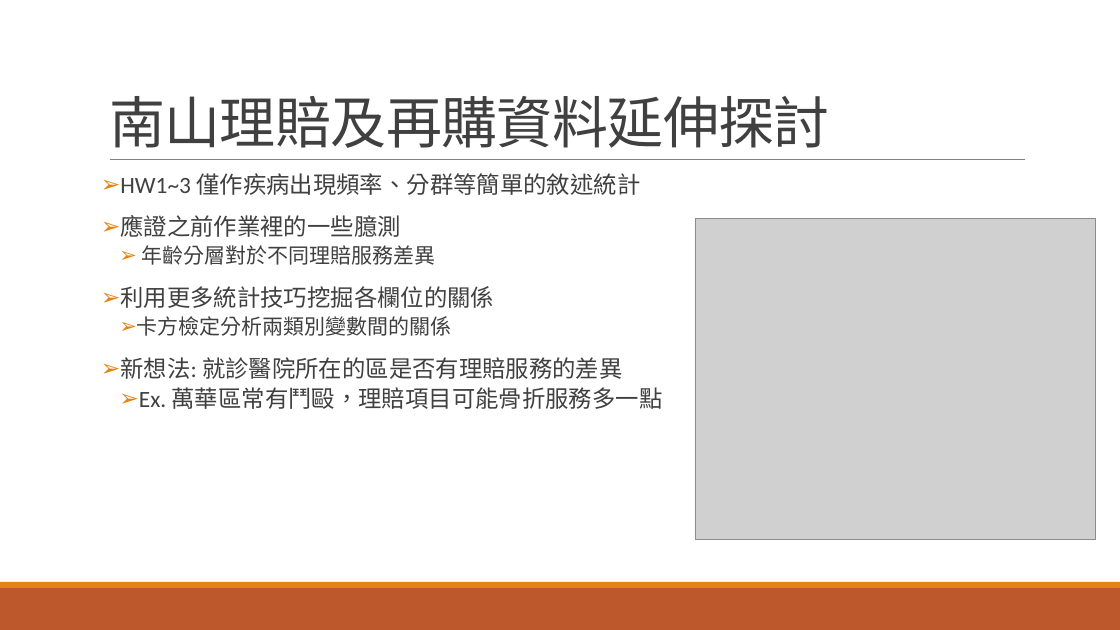
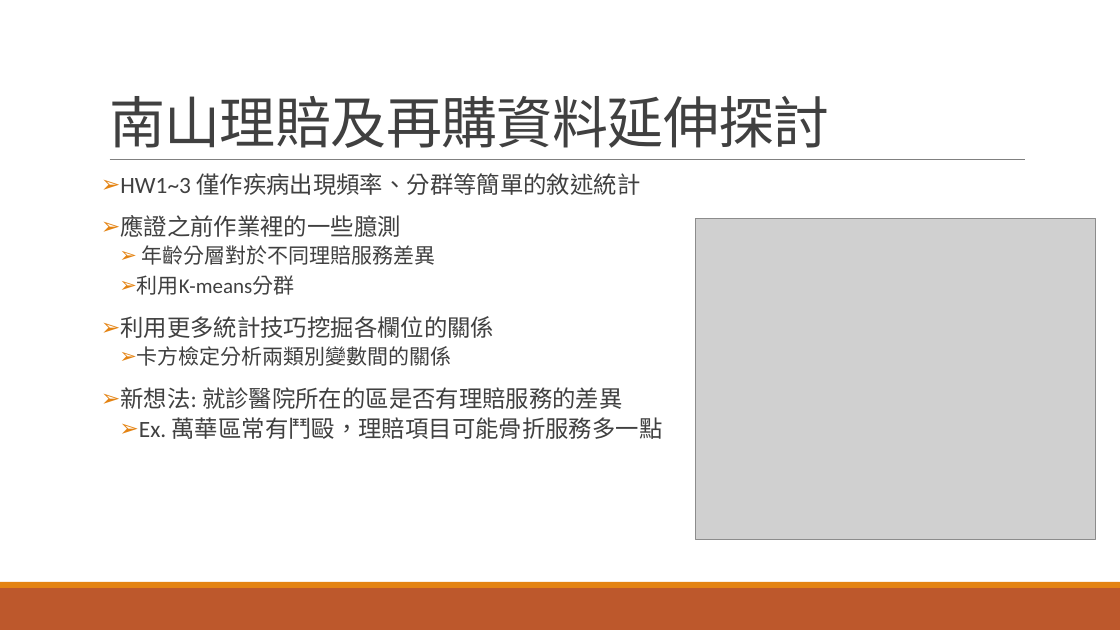
Before and after one commit to hence23/DataScience, a slide deck: slide 3 of HW/Ptt_Insurance/南山期末Pitch.pptx. Drawn at 1120x630 pixels with LibreOffice and Linux fonts; fonts in the diff are those of the drawing; grey boxes stand for pictures. Boxes give left, top, right and bottom in pixels: in the first picture for what was removed or moved away, otherwise in the second. Text is boxed around its words. In the diff, an @@ line names an element or a change of style, - is before the commit and + after.

```diff
--- a/HW/Ptt_Insurance/南山期末Pitch.pptx
+++ b/HW/Ptt_Insurance/南山期末Pitch.pptx
@@ text at (137,275,295,295): paragraph added @@
+  ➢ 利用K-means分群
```
